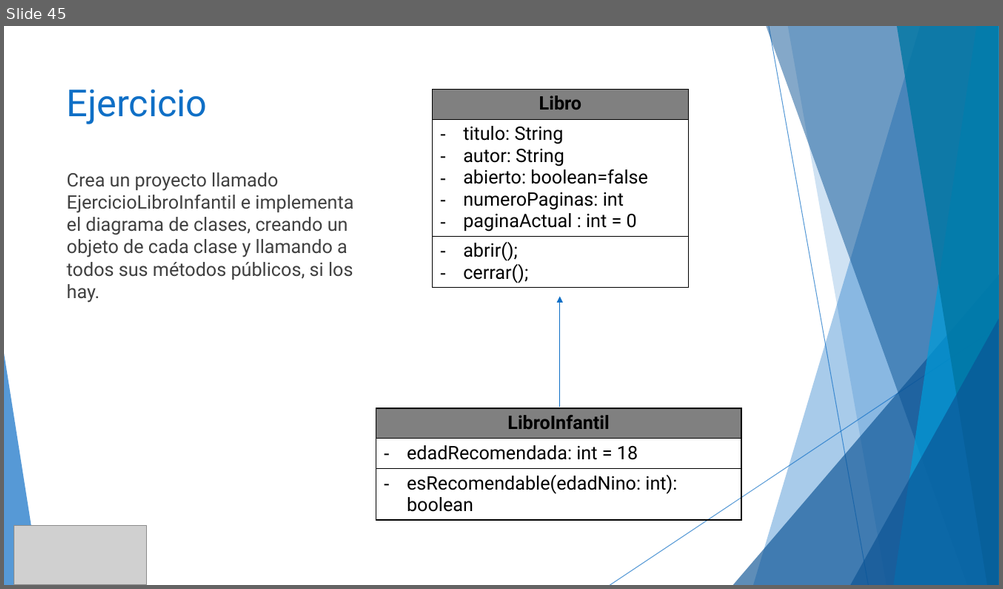
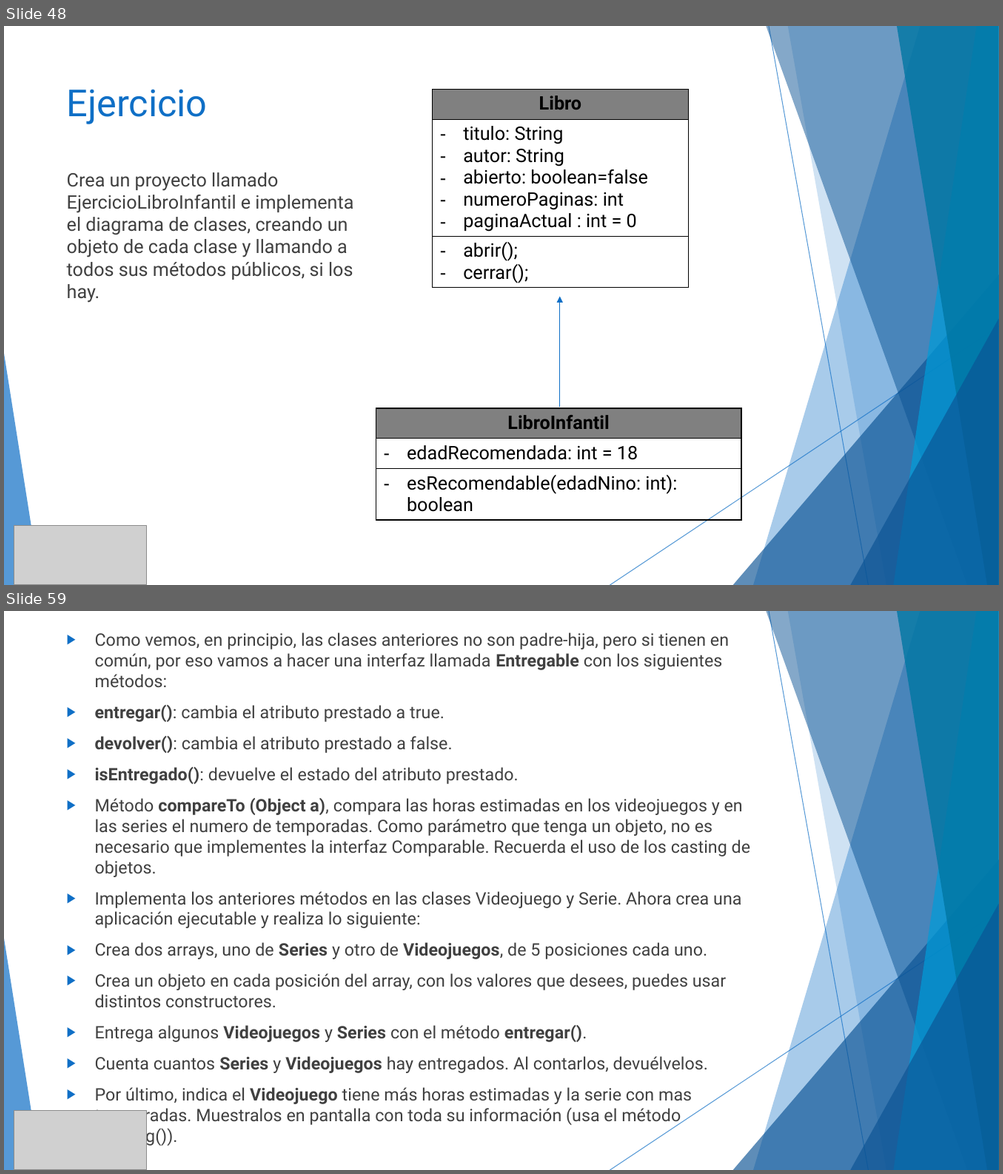
Before and after one commit to MChuil/Java, a slide deck: JAVA.pptx. Shown one above the other, each under a label of ours: slide 45 before the commit, slides 48 and 59 after it; the slides between them are not shown. The pictures are 1003x589 and 1003x1174 pixels, drawn with LibreOffice and Linux fonts; fonts in the diff are those of the drawing; grey boxes stand for pictures. Boxes give left, top, right and bottom in pixels: in the first picture for what was removed or moved away, otherwise in the second. Text is boxed around its words. In the diff, an @@ line names an element or a change of style, - is before the commit and + after.

```diff
--- a/JAVA.pptx
+++ b/JAVA.pptx
@@ slide 59 added at [4, 611, 999, 1170], background #FFFFFF; not listed: 10 template elements that a slide beside it also shows @@
@@ text added at [95, 632, 750, 1105], 16.6 pt, text #404040 @@
+▶ Como vemos, en principio, las clases anteriores no son padre-hija, pero si tienen en común, por eso vamos a hacer una interfaz llamada Entregable con los siguientes métodos:
+▶ entregar(): cambia el atributo prestado a true.
+▶ devolver(): cambia el atributo prestado a false.
+▶ isEntregado(): devuelve el estado del atributo prestado.
+▶ Método compareTo (Object a), compara las horas estimadas en los videojuegos y en las series el numero de temporadas. Como parámetro que tenga un objeto, no es necesario que implementes la interfaz Comparable. Recuerda el uso de los casting de objetos.
+▶ Implementa los anteriores métodos en las clases Videojuego y Serie. Ahora crea una aplicación ejecutable y realiza lo siguiente:
+▶ Crea dos arrays, uno de Series y otro de Videojuegos, de 5 posiciones cada uno.
+▶ Crea un objeto en cada posición del array, con los valores que desees, puedes usar distintos constructores.
+▶ Entrega algunos Videojuegos y Series con el método entregar().
+▶ Cuenta cuantos Series y Videojuegos hay entregados. Al contarlos, devuélvelos.
+▶ Por último, indica el Videojuego tiene más horas estimadas y la serie con mas temporadas. Muestralos en pantalla con toda su información (usa el método toString()).
@@ picture added at [14, 1111, 147, 1170] @@
@@ what was slide 45 is now slide 48 @@
```
Also in this commit, not shown: 1 slide changed, 14 other slides added, 49 other files.
